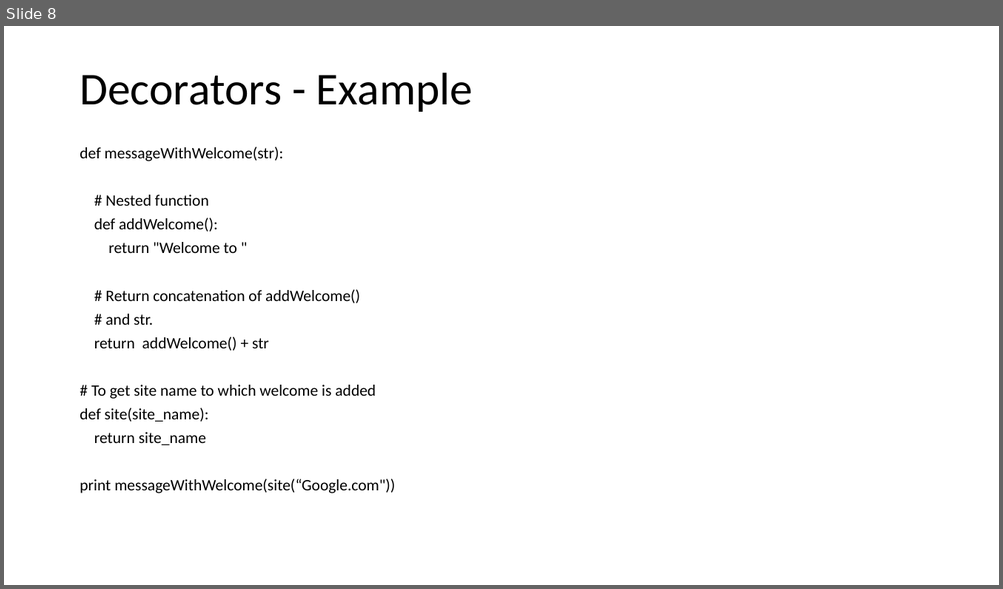
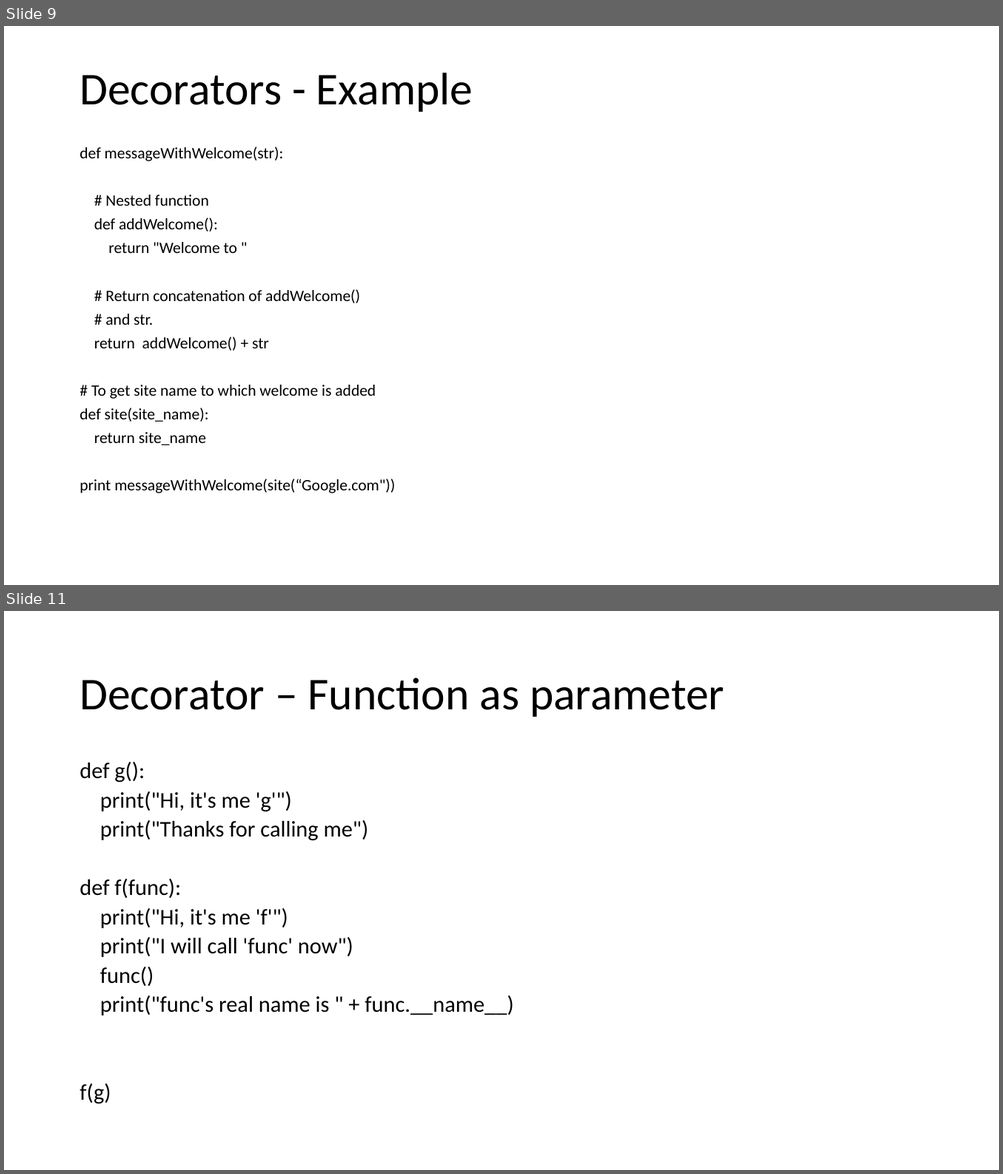
Before and after one commit to bhajojo/PythonTraining, a slide deck: Day_9_Training.pptx. Shown one above the other, each under a label of ours: slide 8 before the commit, slides 9 and 11 after it; the slides between them are not shown. The pictures are 1003x589 and 1003x1174 pixels, drawn with LibreOffice and Linux fonts; fonts in the diff are those of the drawing. Boxes give left, top, right and bottom in pixels: in the first picture for what was removed or moved away, otherwise in the second. Text is boxed around its words. In the diff, an @@ line names an element or a change of style, - is before the commit and + after.

```diff
--- a/Day_9_Training.pptx
+++ b/Day_9_Training.pptx
@@ slide 11 added at <box>4,611,999,1170</box>, background #FFFFFF @@
@@ title added at <box>79,678,724,717</box>, 44 pt, text #000000 @@
+Decorator – Function as parameter
@@ text added at <box>79,762,513,1105</box>, 21.7 pt, text #000000 @@
+def g():
+print("Hi, it's me 'g'")
+print("Thanks for calling me")
+def f(func):
+print("Hi, it's me 'f'")
+print("I will call 'func' now")
+func()
+print("func's real name is " + func.__name__)
+f(g)
@@ what was slide 8 is now slide 9 @@
```
Also in this commit, not shown: 1 slide changed, 3 other slides added, 7 other files.
